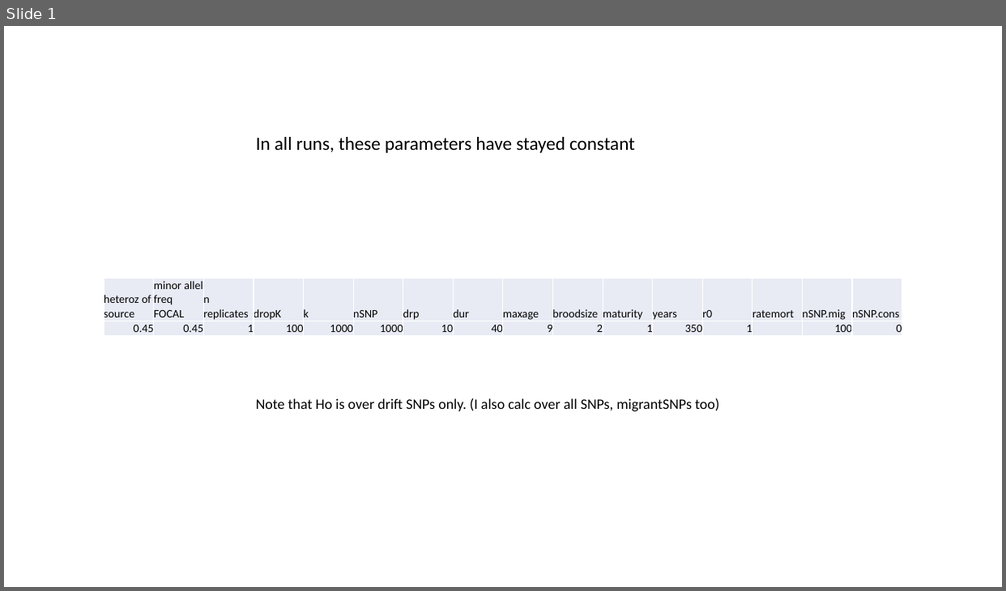
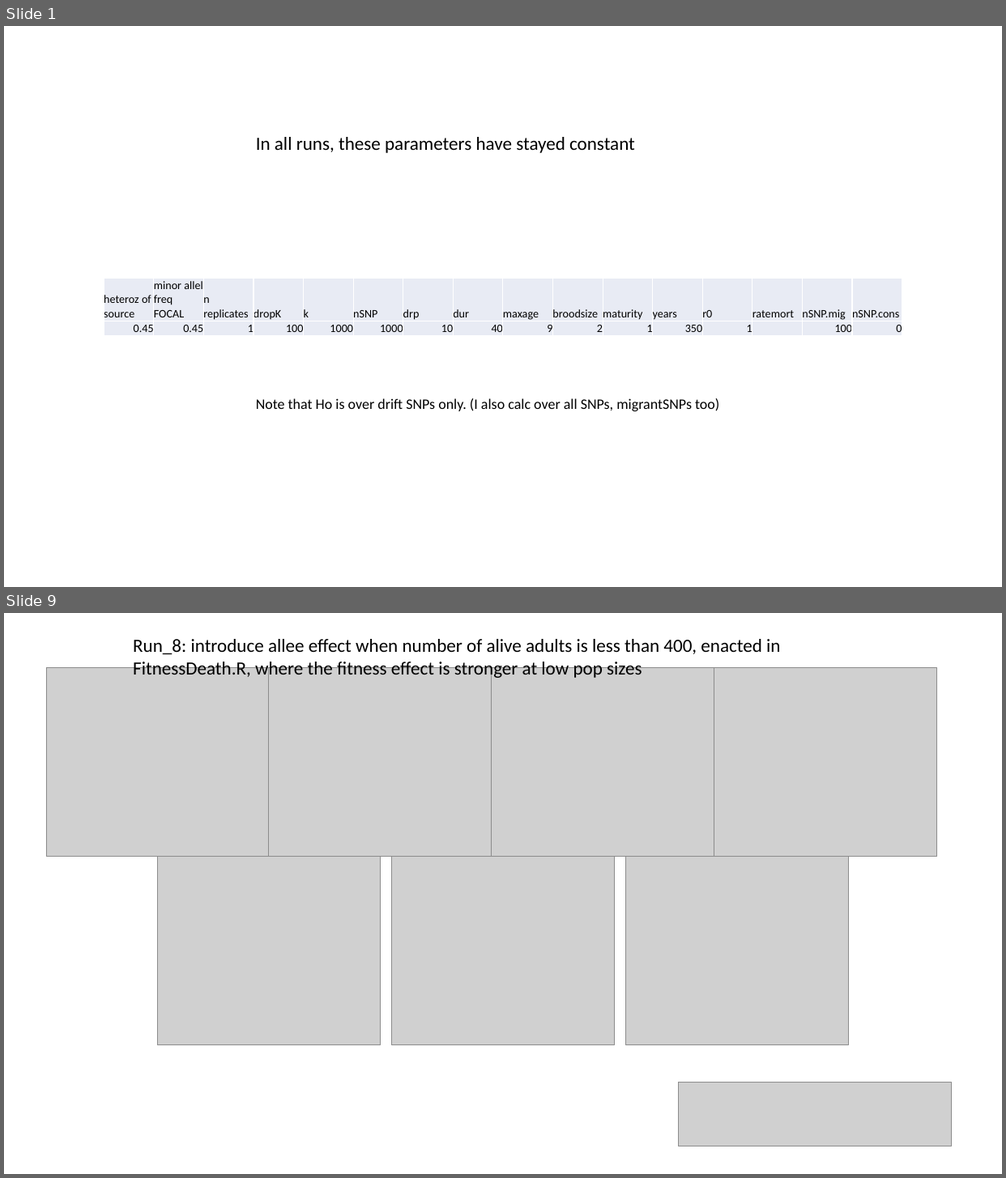
Before and after one commit to ginalamka/ComplexModel_ABM, a slide deck: Output_local/holding/figs/Figs_2.9.23.pptx. Shown one above the other, each under a label of ours: slide 1 before the commit, slides 1 and 9 after it; the slides between them are not shown. The pictures are 1006x591 and 1006x1178 pixels, drawn with LibreOffice and Linux fonts; fonts in the diff are those of the drawing; grey boxes stand for pictures. Boxes give left, top, right and bottom in pixels: in the first picture for what was removed or moved away, otherwise in the second. Text is boxed around its words. In the diff, an @@ line names an element or a change of style, - is before the commit and + after.

```diff
--- a/Output_local/holding/figs/Figs_2.9.23.pptx
+++ b/Output_local/holding/figs/Figs_2.9.23.pptx
@@ slide 9 added at box(4, 613, 1002, 1174), background #FFFFFF @@
@@ text added at box(133, 639, 780, 679), 18 pt, text #000000 @@
+Run_8: introduce allee effect when number of alive adults is less than 400, enacted in FitnessDeath.R, where the fitness effect is stronger at low pop sizes
@@ picture added at box(46, 667, 268, 856) @@
@@ picture added at box(269, 667, 492, 856) @@
@@ picture added at box(492, 667, 714, 856) @@
@@ picture added at box(714, 667, 937, 856) @@
@@ picture added at box(157, 856, 380, 1045) @@
@@ picture added at box(392, 856, 614, 1045) @@
@@ picture added at box(626, 856, 849, 1045) @@
@@ picture added at box(679, 1082, 951, 1146) @@
```
Also in this commit, not shown: 1 slide changed, 9 other slides added, 1 other file.
